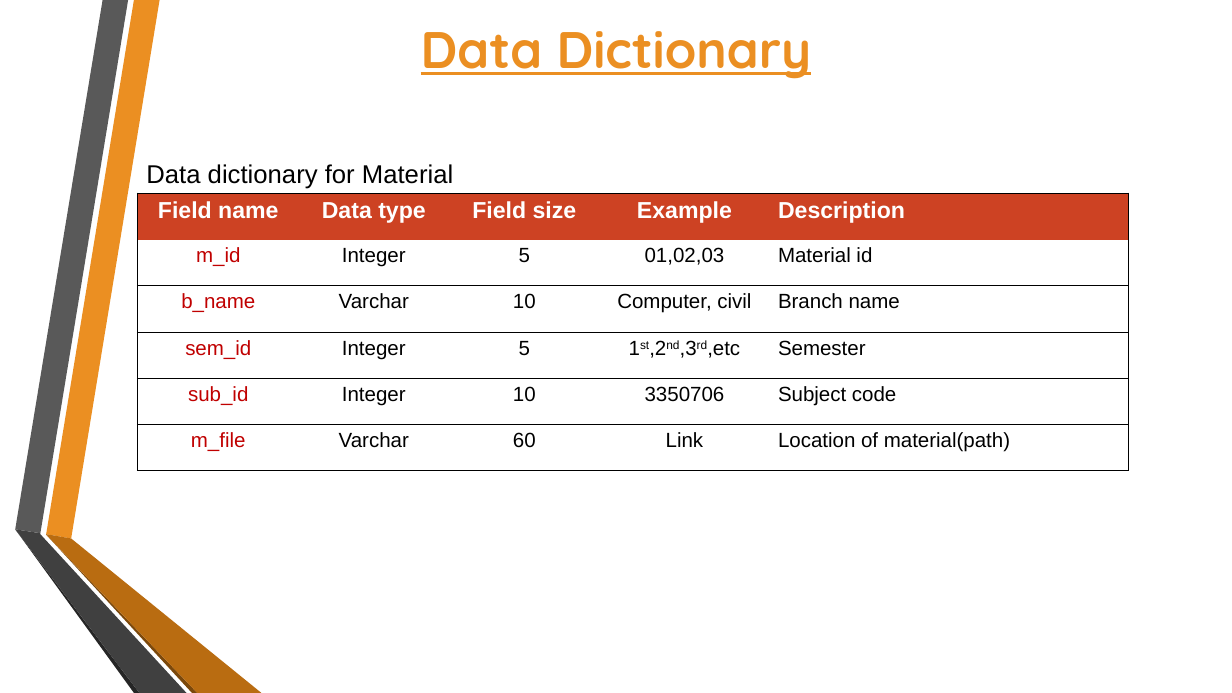
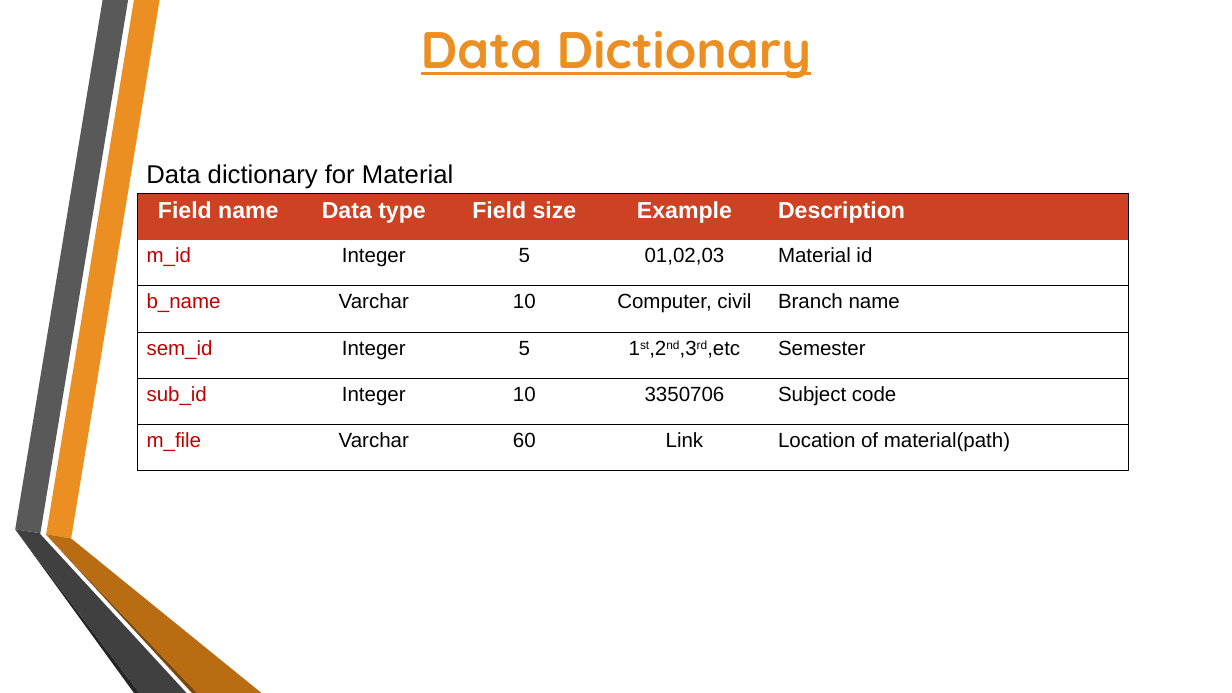
Before and after one commit to Chiragsinh22/YPC-project, a slide deck: slide 11 of Presentation and report/ONLINE STUDY MATERIAL final.pptx (slide 10 before the commit). Drawn at 1232x693 pixels with LibreOffice and Linux fonts; fonts in the diff are those of the drawing; background and template pictures are left out. Boxes give left, top, right and bottom in pixels: in the first picture for what was removed or moved away, otherwise in the second. Text is boxed around its words. In the diff, an @@ line names an element or a change of style, - is before the commit and + after.

```diff
--- a/Presentation and report/ONLINE STUDY MATERIAL final.pptx
+++ b/Presentation and report/ONLINE STUDY MATERIAL final.pptx
@@ table at bbox=[138, 193, 1128, 471] @@
@@ alignment centre to left @@
```
Also in this commit, not shown: 1 other slide changed, 1 slide added.
